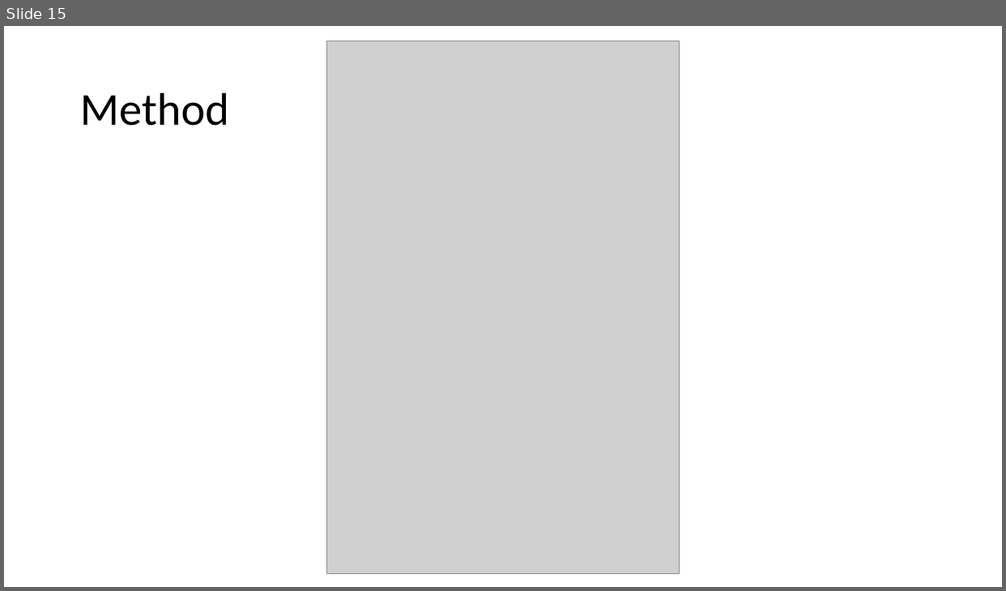
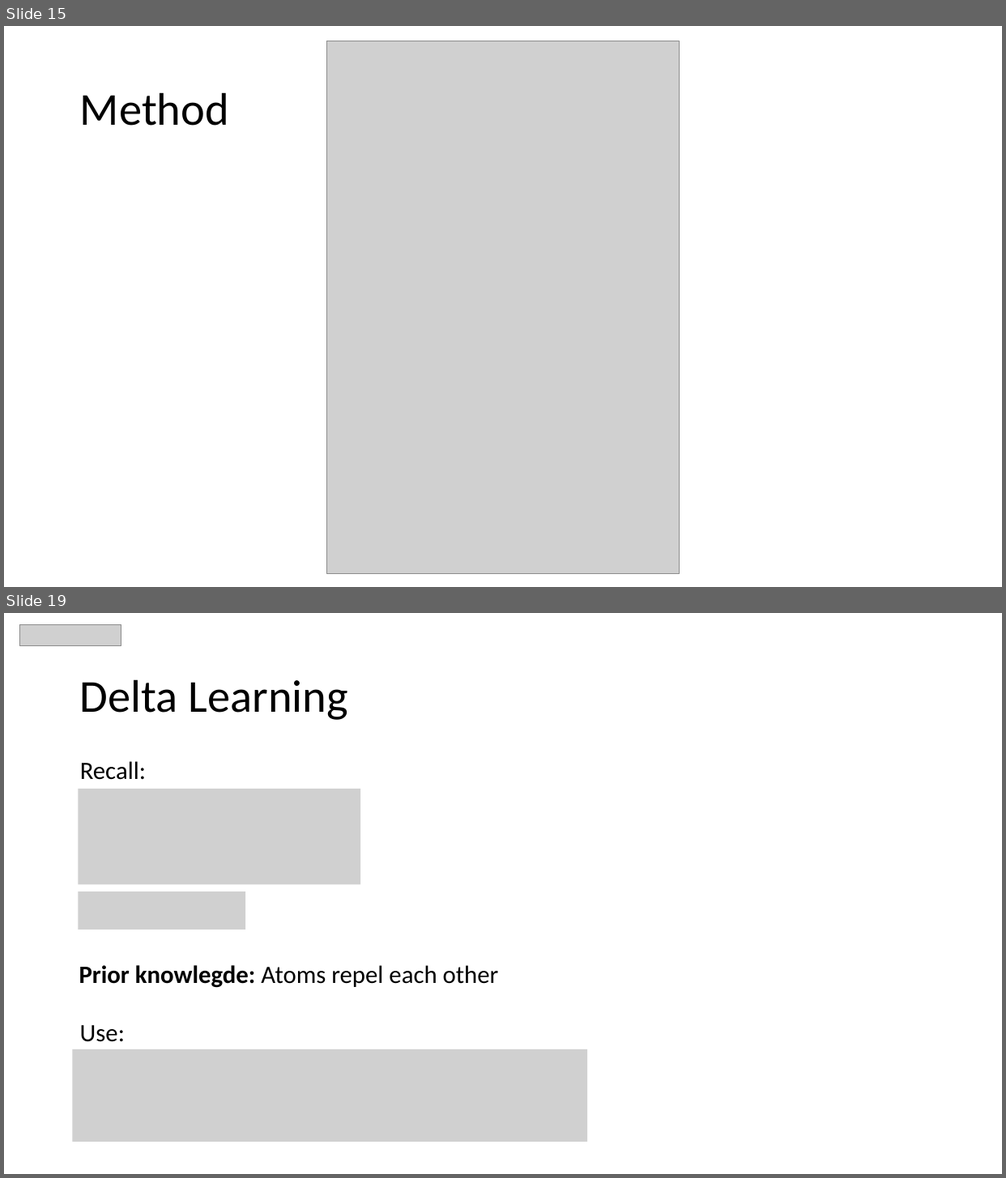
Before and after one commit to MaltheBisbo/learningForces, a slide deck: Presentations/Group meetings/2018-11-6-Malthe.pptx. Shown one above the other, each under a label of ours: slide 15 before the commit, slides 15 and 19 after it; the slides between them are not shown. The pictures are 1006x591 and 1006x1178 pixels, drawn with LibreOffice and Linux fonts; fonts in the diff are those of the drawing; grey boxes stand for pictures. Boxes give left, top, right and bottom in pixels: in the first picture for what was removed or moved away, otherwise in the second. Text is boxed around its words. In the diff, an @@ line names an element or a change of style, - is before the commit and + after.

```diff
--- a/Presentations/Group meetings/2018-11-6-Malthe.pptx
+++ b/Presentations/Group meetings/2018-11-6-Malthe.pptx
@@ slide 19 added at [4, 613, 1002, 1174], background #FFFFFF @@
@@ picture added at [20, 624, 121, 645] @@
@@ title added at [80, 679, 348, 720], 44 pt, text #000000 @@
+Delta Learning
@@ text added at [80, 761, 146, 780], 24 pt, text #000000 @@
+Recall:
@@ picture added at [78, 789, 360, 884] @@
@@ picture added at [78, 892, 246, 930] @@
@@ text added at [79, 965, 499, 988], 24 pt, text #000000 @@
+Prior knowlegde: Atoms repel each other
@@ text added at [80, 1025, 125, 1042], 24 pt, text #000000 @@
+Use:
@@ picture added at [72, 1050, 587, 1142] @@
```
Also in this commit, not shown: 3 other slides added, 2 other files.
